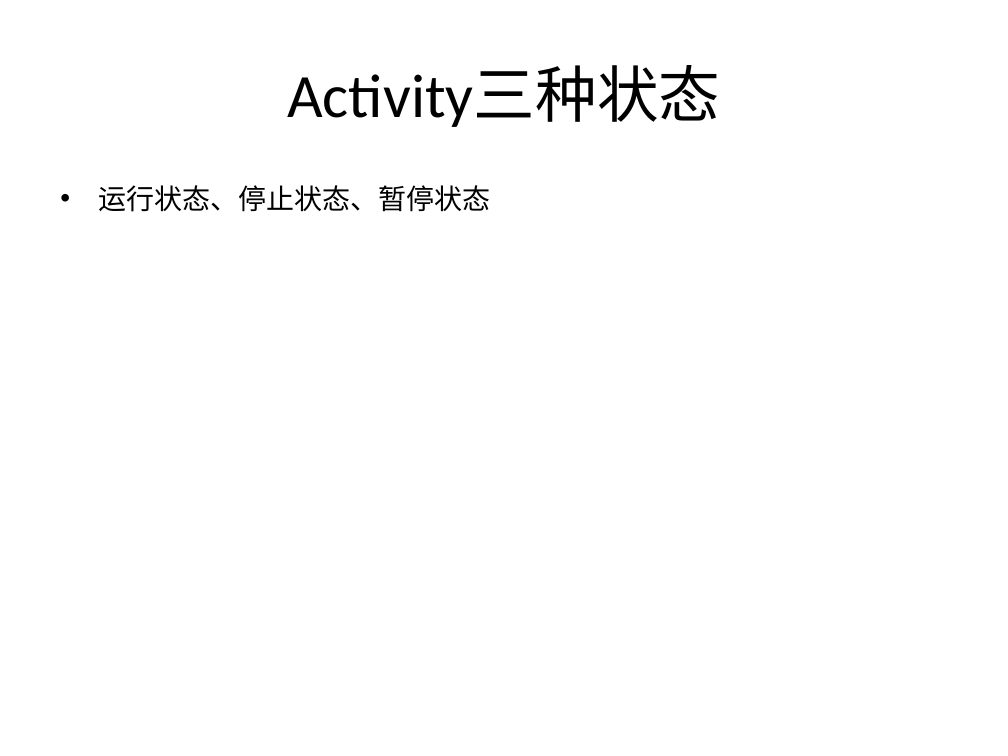
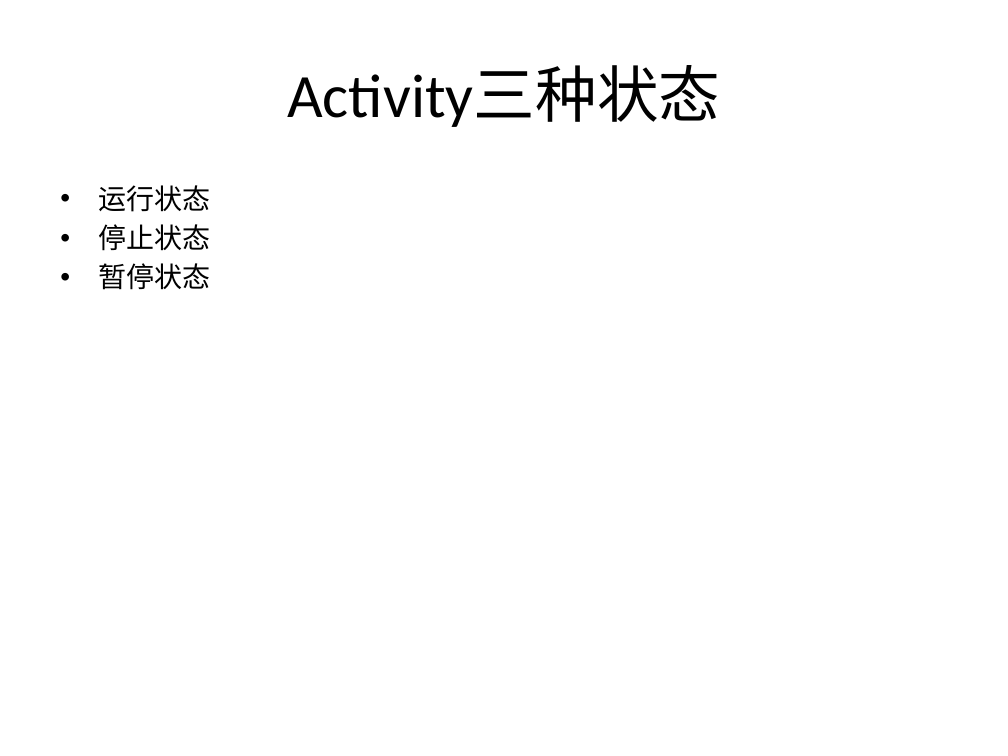
Before and after one commit to alanforgithub/share_content, a slide deck: slide 16 of 文件资料/Android培训-1.pptx. Drawn at 1008x756 pixels with LibreOffice and Linux fonts; fonts in the diff are those of the drawing. Boxes give left, top, right and bottom in pixels: in the first picture for what was removed or moved away, otherwise in the second. Text is boxed around its words. In the diff, an @@ line names an element or a change of style, - is before the commit and + after.

```diff
--- a/文件资料/Android培训-1.pptx
+++ b/文件资料/Android培训-1.pptx
@@ text at [98, 185, 210, 290]: text changed @@
-• 运行状态、停止状态、暂停状态
+• 运行状态
+• 停止状态
+• 暂停状态
```
Also in this commit, not shown: 6 slides added, 15 other files.
